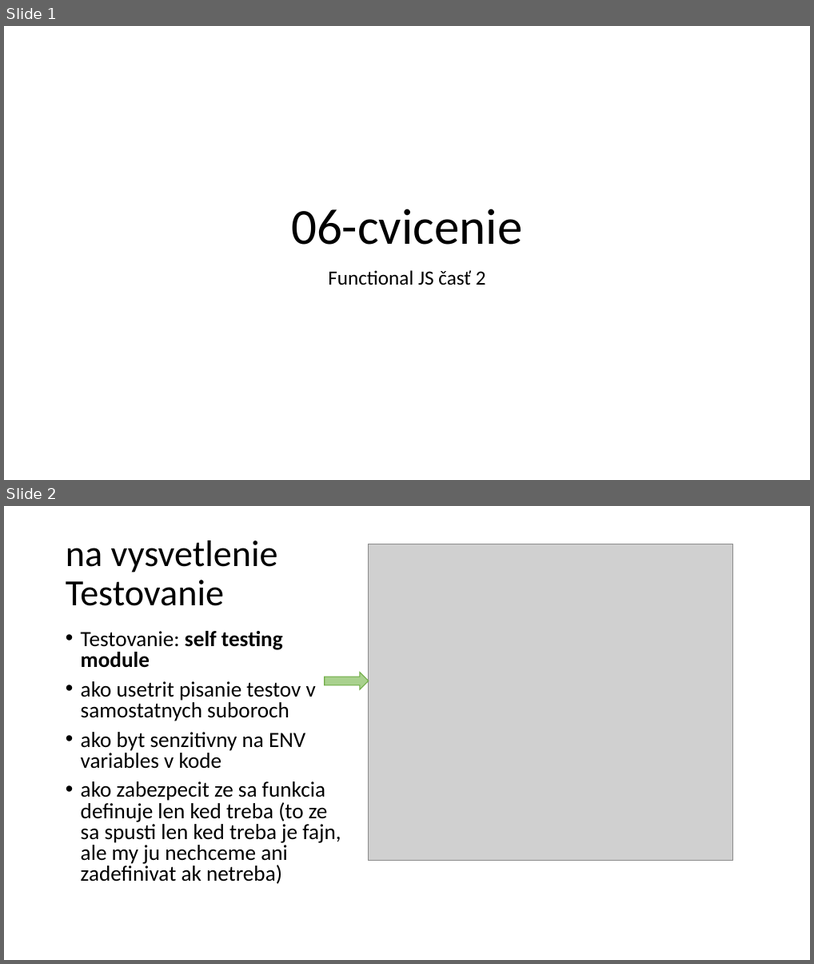
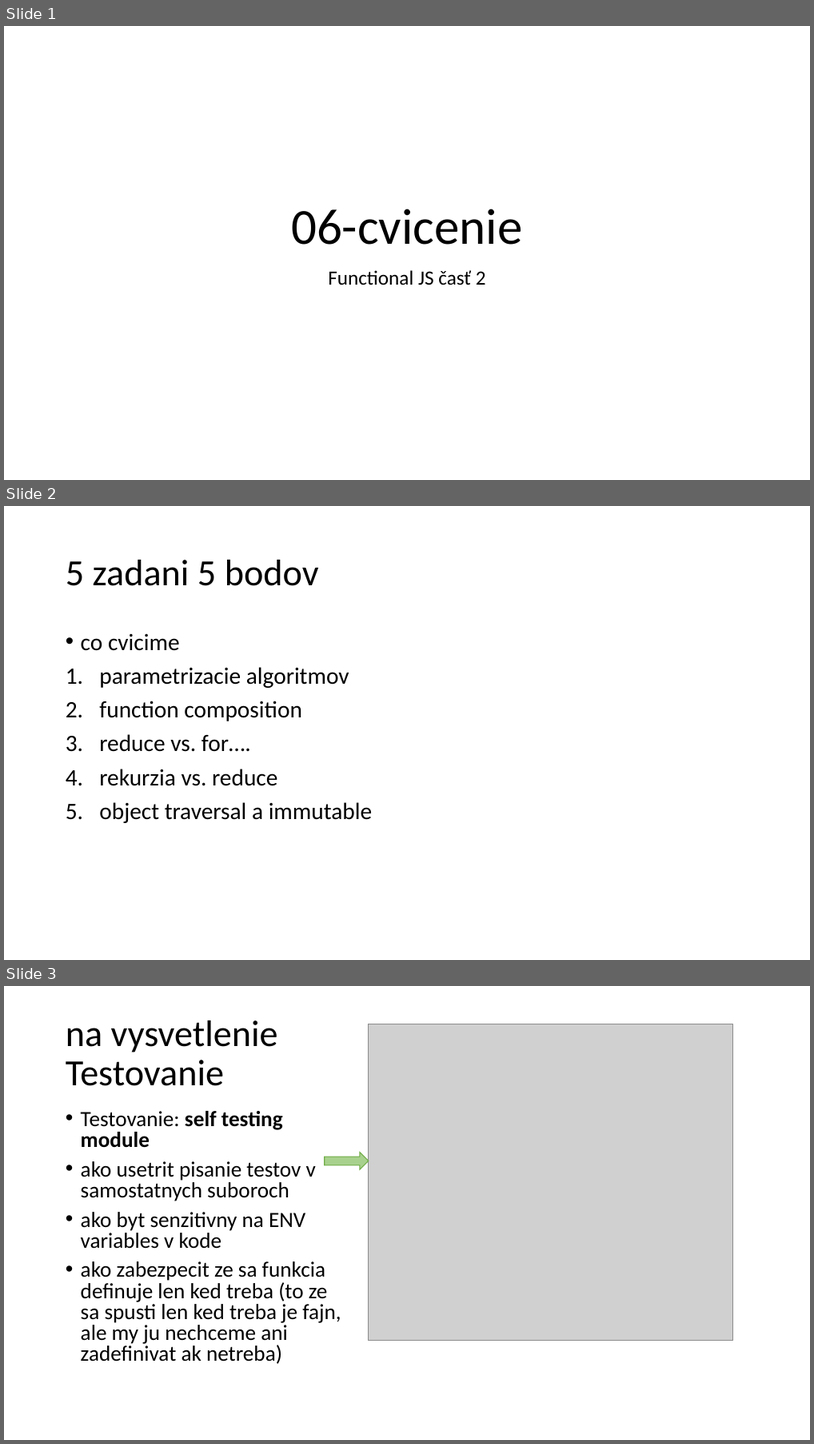
Before and after one commit to yimejky/wawjs, a slide deck: 06-cvicenie/06-cvicenie.pptx. Shown one above the other, each under a label of ours: slides 1 and 2 before the commit, slides 1, 2 and 3 after it. The pictures are 814x964 and 814x1444 pixels, drawn with LibreOffice and Linux fonts; fonts in the diff are those of the drawing; grey boxes stand for pictures. Boxes give left, top, right and bottom in pixels: in the first picture for what was removed or moved away, otherwise in the second. Text is boxed around its words. In the diff, an @@ line names an element or a change of style, - is before the commit and + after.

Commit message:
[PREDNASKA a CVIKO 06] Part 2 functional programming

```diff
--- a/06-cvicenie/06-cvicenie.pptx
+++ b/06-cvicenie/06-cvicenie.pptx
@@ slide 2 added at (4,506,810,960), background #FFFFFF @@
@@ title added at (66,560,319,586), 44 pt, text #000000 @@
+5 zadani 5 bodov
@@ text added at (81,634,372,823), 28 pt, text #000000 @@
+• co cvicime
+1. parametrizacie algoritmov
+2. function composition
+3. reduce vs. for….
+4. rekurzia vs. reduce
+5. object traversal a immutable
@@ what was slide 2 is now slide 3 @@
```
Also in this commit, not shown: 2 slides changed, 2 other slides added, 5 other files.
